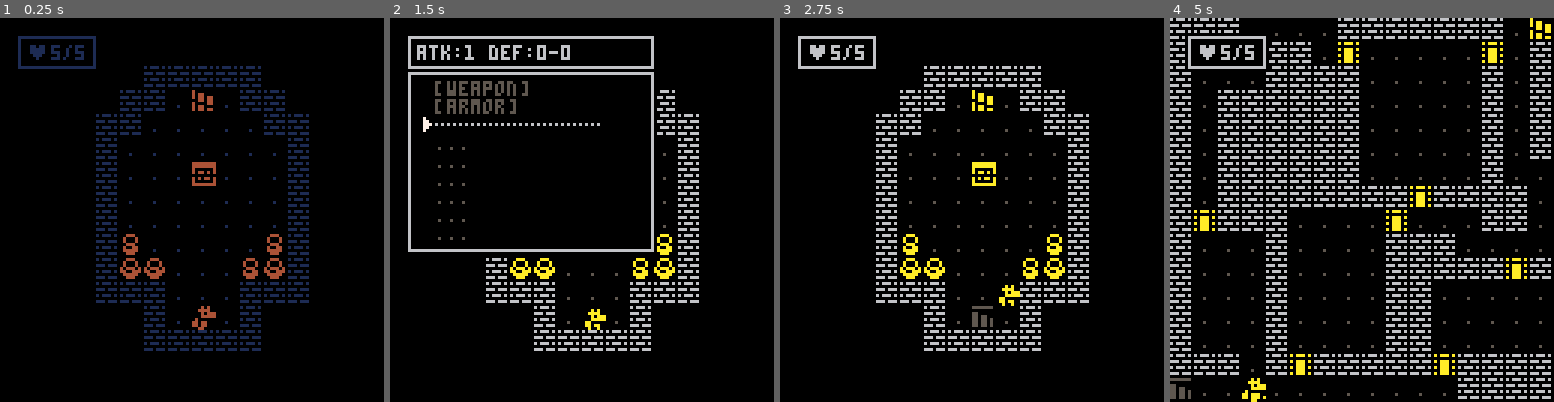
Above: before the commit, frames 1-4 (left to right).
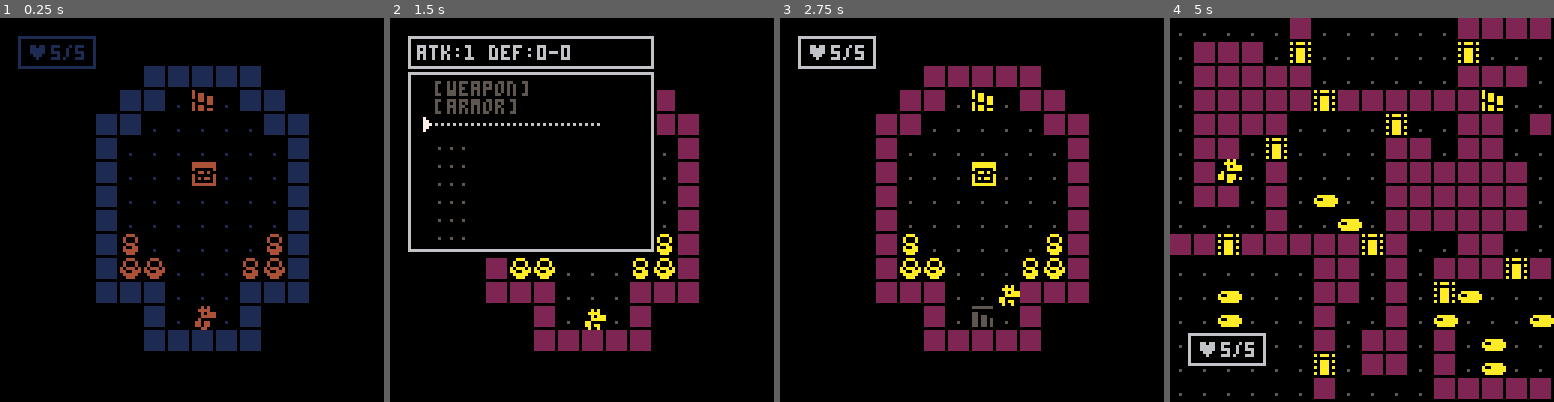
Above: after the commit, the same moments.

Repository: gabriel-jm/pico8-games
Game: PICO-8 cartridge porklike.p8
The game is run twice, just before and just after one commit, with the same random seed, the same clock (stepped at 60 frames per second) and the same inputs.
Inputs:
- Up to frame 1 (0.25 s): no input
- Up to frame 2 (1.5 s): tap X (X key) at 0.33, 1.07 s; tap O (Z key) at 0.7 s
- Up to frame 3 (2.75 s): hold Right 1.6-2.1 s; tap O (Z key) at 1.7, 2.1, 2.5 s; tap X (X key) at 1.85 s; hold Up 2.15-2.42 s; hold Right from 2.47 s (still down)
- Up to frame 4 (5 s): tap O (Z key) every 0.4 s from 2.9 to 4.9 s; tap X (X key) at 2.97, 4.08 s; release Right at 3.03 s; hold Left 3.08-3.58 s; hold Down 3.63-3.97 s; hold Right 4.02-4.68 s; hold Up from 4.73 s (still down)

The runs differ from the first frame. In frame 1, 6.4% of the frame differs, in the area x 25-81%, y 12-87%; in frame 2, 6.8%; in frame 3, 11%; in frame 4, 44%, in the area x 0-100%, y 0-100%.

Commit message:
porklike - lesson 39

Diff:
--- a/porklike.p8
+++ b/porklike.p8
@@ -13,7 +13,7 @@
 
 	mob_sprs=s"240,192"
 	mob_atk=s"1,1"
-	mob_hp=s"5,2"
+	mob_hp=s"5,1"
 	mob_los=s"4,4"
 
 	item_name=s"broad sword,leather armor,red potion,ninja star,steel axe"
@@ -246,9 +246,12 @@
 
 function draw_game()
 	cls(0)
+
+	if (fadeperc==1) return
+
 	map()
 
-	for_each(dead_mobs,
+	foreach(dead_mobs,
 		function (m)
 			if sin(time()*8)>0 then
 				draw_mob(m)
@@ -309,7 +312,7 @@
 		end
 	end
 
-	for_each(floaters,function(fl)
+	foreach(floaters,function(fl)
 		outline_print(
 			fl.txt,fl.x,fl.y,fl.clr,0
 		)
@@ -367,12 +370,6 @@
 		y+max(h-1,0),
 		c
 	)
-end
-
-function for_each(table,cb)
-	for item in all(table) do
-		cb(item)
-	end
 end
 
 function for_each_xy(fx,fy,sx,sy)
@@ -639,8 +636,8 @@
 		windows={}
 		_upd=update_gameover
 		_drw=draw_win
-		reload(0x2000,0x2000,0x1000)
 		fadeout(0.02)
+
 		return false
 	end
 
@@ -649,7 +646,6 @@
 	windows={}
 	_upd=update_gameover
 	_drw=draw_gameover
-	reload(0x2000,0x2000,0x1000)
 	fadeout(0.02)
 end
 
@@ -747,7 +743,7 @@
 		step+=1
 		cand_new={}
 
-		for_each(candits,function(c)
+		foreach(candits,function(c)
 			for d=1,4 do
 				local dx=c[1]+dirs_x[d]
 				local dy=c[2]+dirs_y[d]
@@ -846,7 +842,7 @@
 end
 
 function draw_windows()
-	for_each(windows,
+	foreach(windows,
 		function(w)
 			local w_x,w_y,w_w,w_h=
 				w.x,w.y,w.width,w.height
@@ -943,7 +939,7 @@
 end
 
 function anim_floaters()
-	for_each(floaters,
+	foreach(floaters,
 		function (flt)
 			flt.y+=(flt.trg_y-flt.y)/10
 			flt.timer+=1
@@ -1035,7 +1031,7 @@
 		thr="throw"
 	}
 
-	for_each(
+	foreach(
 		split(typ_map[typ]),
 		function(act) add(txt,act) end
 	)
@@ -1170,7 +1166,7 @@
 
 function do_ai()
 	local moving
-	for_each(mobs,function (m)
+	foreach(mobs,function (m)
 		if (m==plyr) return
 
 		m.anim=nil
@@ -1266,12 +1262,39 @@
 end
 
 function spawn_mobs()
+	local min_mobs=3
 	local placed,roompot=0,{}
 
 	foreach(rooms,function(r)
 		add(roompot,r)
 	end)
 
+	repeat
+		local r=get_rnd(roompot)
+
+		placed+=infest_room(r)
+		del(roompot,r)
+	until #roompot==0
+		or placed>min_mobs
+
+end
+
+function infest_room(room)
+	local total=2+flr(rnd(3))
+	local x,y
+
+	for i=1,total do
+		repeat
+			x=room.x+flr(rnd(room.w))
+			y=room.y+flr(rnd(room.h))
+		until is_walkable(
+			x,y,"checkmobs"
+		)
+
+		add_mob(2,x,y)
+	end
+
+	return total
 end
 
 -- items
@@ -1299,9 +1322,14 @@
 function gen_floor(num)
 	floor=num
 
+	mobs={}
+	add(mobs,plyr)
+
 	if floor==0 then
 		return copy_map(16,0)
-	elseif floor==final_floor then
+	end
+
+	if floor==final_floor then
 		return copy_map(32,0)
 	end
 
@@ -1325,6 +1353,7 @@
 	start_end()
 	fill_ends()
 	installdoors()
+	spawn_mobs()
 end
 
 -- rooms
@@ -1410,8 +1439,8 @@
 
 		for_each_xy()(function(x,y)
 			if
-				not is_walkable(x,y)
-				and get_sig(x,y)==255
+				can_carv(x,y,false)
+				and not next_to_room(x,y)
 			then
 				add(cands,{x,y})
 			end
@@ -1422,25 +1451,6 @@
 
 			digworm(unpack(c))
 		end
-	until #cands<=1
-
-	repeat
-		cands={}
-
-		for_each_xy()(function(x,y)
-			if can_carv(x,y,false)
-				and not next_to_room(x,y)
-			then
-				add(cands,{x=x,y=y})
-			end
-		end)
-
-		if #cands>0 then
-			local c=get_rnd(cands)
-
-			mset(c.x,c.y,1)
-		end
-
 	until #cands<=1
 end
 
@@ -1482,10 +1492,15 @@
 end
 
 function can_carv(x,y,walk)
-	if
-		in_bounds(x,y)
-		and is_walkable(x,y)==walk
-	then
+	if not in_bounds(x,y) then
+		return false
+	end
+
+	walk=walk==nil
+		and is_walkable(x,y)
+		or walk
+
+	if	is_walkable(x,y)==walk then
 		local sig=get_sig(x,y)
 
 		for i=1,#crv_sigs do
@@ -1496,6 +1511,8 @@
 			end
 		end
 	end
+
+	return false
 end
 
 function bcomp(sig,match,mask)
@@ -1546,7 +1563,7 @@
 	repeat
 		candnew={}
 
-		for_each(cand,function(c)
+		foreach(cand,function(c)
 			for d=1,4 do
 				local dx,dy=c.x+dirs_x[d],
 					c.y+dirs_y[d]
@@ -1638,7 +1655,7 @@
 
 				if found and f1!=f2 then
 					add(
-						drs,{x=x,y=y,f1=f1,f2=f2}
+						drs,{x=x,y=y,f=f1}
 					)
 				end
 			end
@@ -1649,34 +1666,29 @@
 			add(doors,d)
 			mset(d.x,d.y,1)
 
-			grow_flag(d.x,d.y,d.f1)
+			grow_flag(d.x,d.y,d.f)
 		end
 	until #drs==0
 end
 
 function fill_ends()
-	local cands,tile
+	local filled,tile
 
 	repeat
-		cands={}
-
-		for x=0,15 do
-			for y=0,15 do
-				tile=mget(x,y)
-				if
-					can_carv(x,y,true)
-					and tile!=14
-					and tile!=15
-				then
-					add(cands,{x=x,y=y})
-				end
-			end
-		end
-
-		for_each(cands,function(c)
-			mset(c.x,c.y,2)
+		filled=false
+
+		for_each_xy()(function(x,y)
+			tile=mget(x,y)
+
+			if
+				can_carv(x,y,true)
+				and tile!=14
+				and tile!=15
+			then
+				mset(x,y,2)
+			end
 		end)
-	until #cands==0
+	until not filled
 end
 
 function is_door(x,y)
@@ -1708,9 +1720,9 @@
 end
 
 function installdoors()
-	for_each(doors,function(d)
+	foreach(doors,function(d)
 		if
-			is_walkable(d.x,d.y)
+			mget(d.x,d.y)==1
 			and is_door(d.x,d.y)
 		then
 			mset(d.x,d.y,13)
@@ -1728,57 +1740,47 @@
 	until is_walkable(px,py)
 
 	calc_dist(px,py)
-	for x=0,15 do
-		for y=0,15 do
-			local dist=dist_map[x][y]
-
-			if is_walkable(x,y)
-				and dist>high
-			then
-				px,py=x,y
-				high=dist
-			end
-		end
-	end
+
+	for_each_xy()(function(x,y)
+		local dist=dist_map[x][y]
+
+		if is_walkable(x,y)
+			and dist>high
+		then
+			px,py=x,y
+			high=dist
+		end
+	end)
 
 	calc_dist(px,py)
 	high=0
 	low=9999
-	for x=0,15 do
-		for y=0,15 do
-			local dist=dist_map[x][y]
-
-			if dist>high
-				and (
-					can_carv(x,y,false)
-					or can_carv(x,y,true)
-				)
-			then
-				ex,ey=x,y
-				high=dist
-			end
-		end
-	end
+
+	for_each_xy()(function(x,y)
+		local dist=dist_map[x][y]
+
+		if dist>high
+			and can_carv(x,y)
+		then
+			ex,ey=x,y
+			high=dist
+		end
+	end)
 
 	mset(ex,ey,14)
 
-	for x=0,15 do
-		for y=0,15 do
-			local dist=dist_map[x][y]
-
-			if
-				dist>=0
-				and dist<low
-				and (
-					can_carv(x,y,false)
-					or can_carv(x,y,true)
-				)
-			then
-				px,py=x,y
-				low=dist
-			end
-		end
-	end
+	for_each_xy()(function(x,y)
+		local dist=dist_map[x][y]
+
+		if
+			dist>=0
+			and dist<low
+			and can_carv(x,y)
+		then
+			px,py=x,y
+			low=dist
+		end
+	end)
 
 	mset(px,py,15)
 	plyr.x=px
Not shown, changed: 32 lines of the sprite sheet (__gfx__) section of porklike.p8
